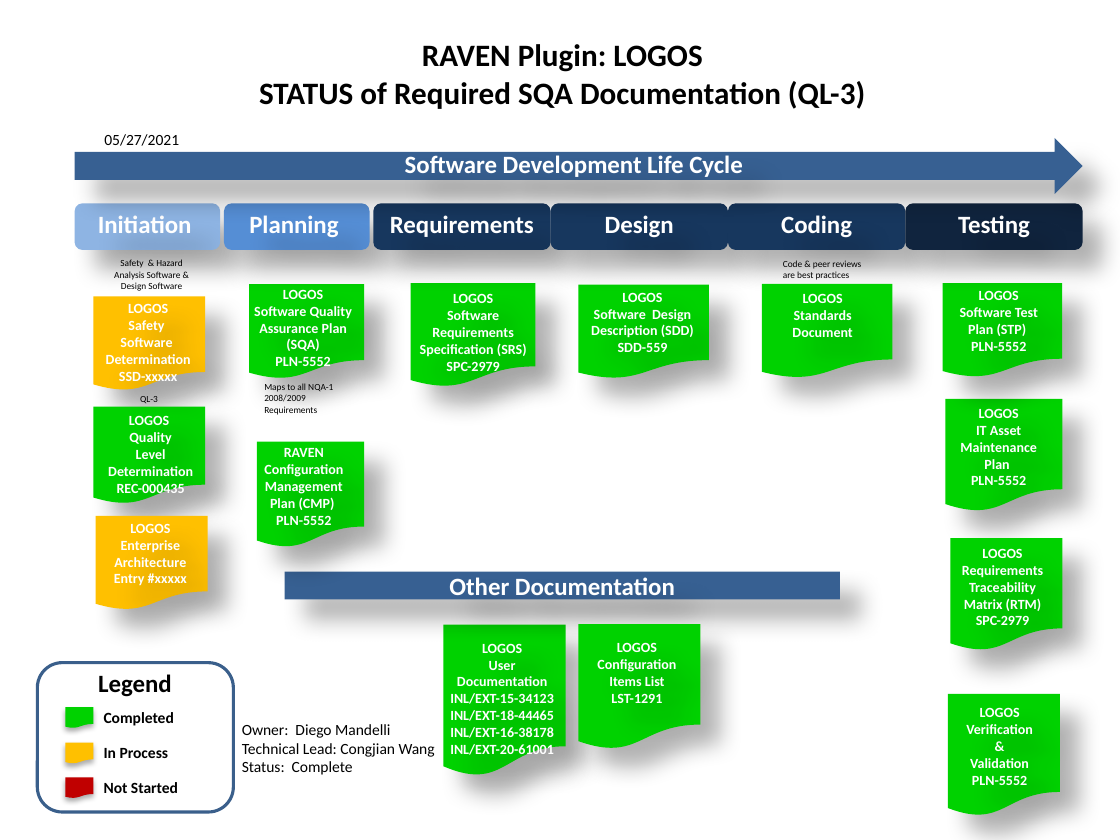
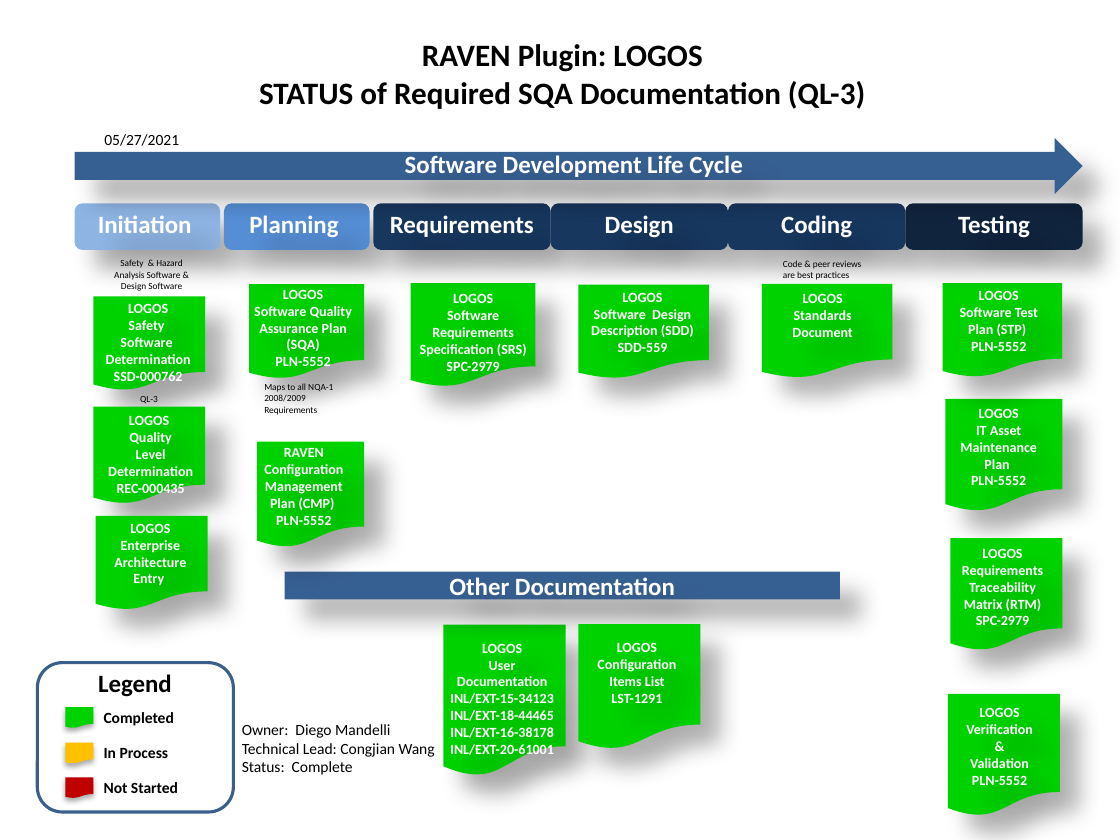
Before and after one commit to idaholab/LOGOS, a slide deck: slide 1 of doc/sqa/LOGOS_SQA_Status_Dashboard.pptx. Drawn at 1120x840 pixels with LibreOffice and Linux fonts; fonts in the diff are those of the drawing. Boxes give left, top, right and bottom in pixels: in the first picture for what was removed or moved away, otherwise in the second. Text is boxed around its words. In the diff, an @@ line names an element or a change of style, - is before the commit and + after.

Commit message:
update

```diff
--- a/doc/sqa/LOGOS_SQA_Status_Dashboard.pptx
+++ b/doc/sqa/LOGOS_SQA_Status_Dashboard.pptx
@@ flow chart document at bbox=[93, 297, 205, 391]: fill #FFC000 to #00D200 @@
@@ text at bbox=[114, 369, 183, 385]: text changed @@
-SSD-xxxxx
+SSD-000762
@@ flow chart document at bbox=[95, 516, 207, 610]: fill #FFC000 to #00D200 @@
@@ text at bbox=[114, 523, 186, 586]: text changed @@
-LOGOS
-Enterprise
-Architecture
-Entry #xxxxx
+LOGOS
+Enterprise
+Architecture
+Entry
```
